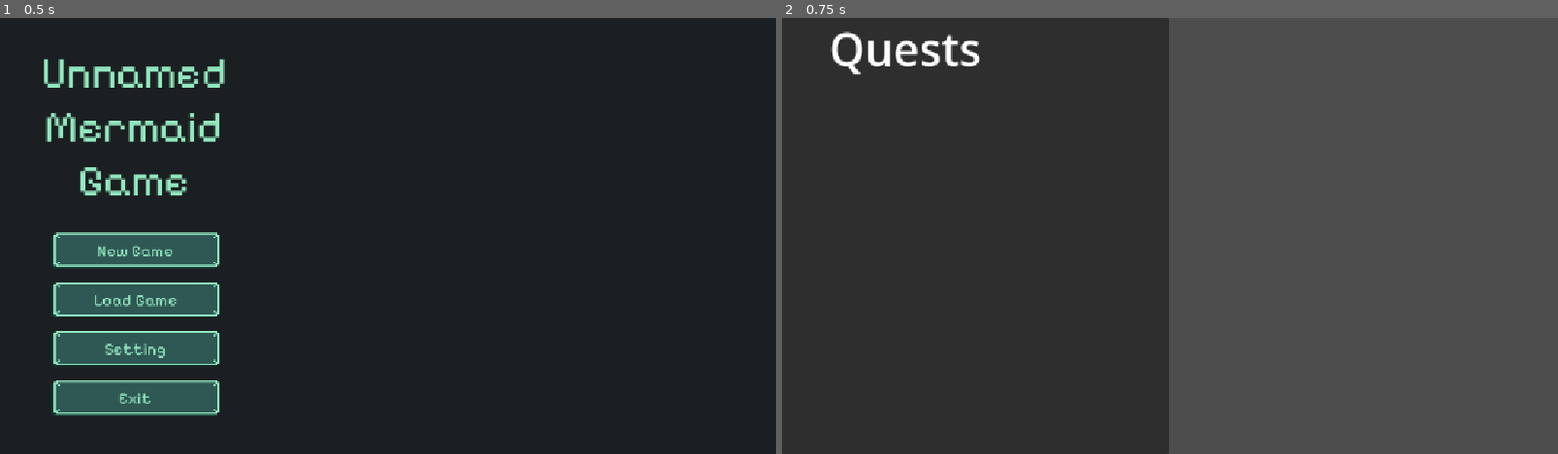
Above: before the commit, frames 1-2 (left to right).
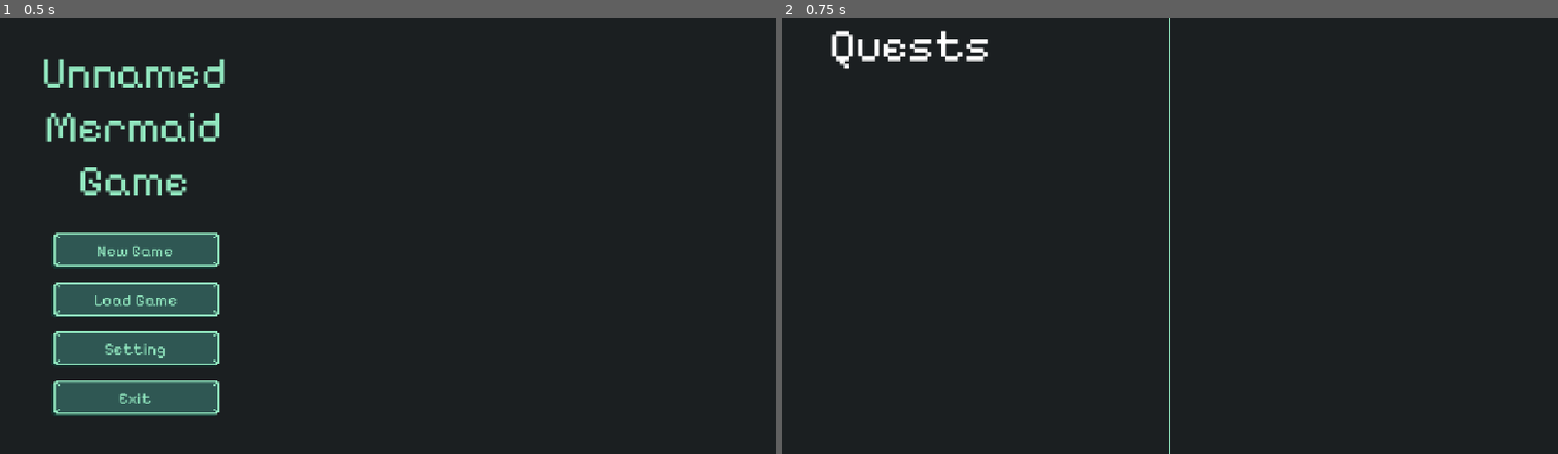
Above: after the commit, the same moments.

Repository: LenaCichewitz/GameJam
Game: Godot game, scene res://scenes/main_scene.tscn
The game is run twice, just before and just after one commit, with the same random seed, the same clock (stepped at 60 frames per second) and the same inputs.
Inputs:
- Up to frame 1 (0.5 s): no input
- Up to frame 2 (0.75 s): click "New Game" at 0.5 s

Frame 1 is identical in both runs. In frame 2, 51% of the frame differs, in the area x 0-100%, y 0-100%.

Commit message:
Improve Design of Quest

Diff:
--- a/scenes/ui/management_root.tscn
+++ b/scenes/ui/management_root.tscn
@@ -1,7 +1,18 @@
-[gd_scene format=3 uid="uid://dph6vkl23ntmu"]
+[gd_scene format=3 uid="uid://cw88yy8x6b340"]
+
+[ext_resource type="FontFile" uid="uid://crn665n4v4ku3" path="res://Fonts/Pixelify_Sans/PixelifySans-VariableFont_wght.ttf" id="1_yn4a1"]
+
+[sub_resource type="StyleBoxFlat" id="StyleBoxFlat_v8y12"]
+bg_color = Color(0.57254905, 0.9098039, 0.7529412, 1)
+
+[sub_resource type="StyleBoxFlat" id="StyleBoxFlat_gf8qy"]
+bg_color = Color(0.105882354, 0.12156863, 0.12941177, 1)
 
 [sub_resource type="LabelSettings" id="LabelSettings_77ro6"]
 font_size = 67
+
+[sub_resource type="StyleBoxFlat" id="StyleBoxFlat_unrva"]
+bg_color = Color(0.105882354, 0.12156863, 0.12941177, 1)
 
 [node name="ManagementRoot" type="Control" unique_id=1842124898]
 layout_mode = 3
@@ -11,6 +22,15 @@
 grow_horizontal = 2
 grow_vertical = 2
 
+[node name="Panel" type="Panel" parent="." unique_id=1205185668]
+layout_mode = 1
+anchors_preset = 15
+anchor_right = 1.0
+anchor_bottom = 1.0
+grow_horizontal = 2
+grow_vertical = 2
+theme_override_styles/panel = SubResource("StyleBoxFlat_v8y12")
+
 [node name="HBoxContainer" type="HBoxContainer" parent="." unique_id=1710992005]
 layout_mode = 1
 anchors_preset = 15
@@ -18,10 +38,12 @@
 anchor_bottom = 1.0
 grow_horizontal = 2
 grow_vertical = 2
+theme_override_constants/separation = 3
 
 [node name="QuestInterfaceRoot" type="PanelContainer" parent="HBoxContainer" unique_id=2127973480]
 layout_mode = 2
 size_flags_horizontal = 3
+theme_override_styles/panel = SubResource("StyleBoxFlat_gf8qy")
 
 [node name="QuestSelection" type="VBoxContainer" parent="HBoxContainer/QuestInterfaceRoot" unique_id=2120974534]
 layout_mode = 2
@@ -32,6 +54,8 @@
 
 [node name="QuestListHeaderLabel" type="Label" parent="HBoxContainer/QuestInterfaceRoot/QuestSelection/QuestHeaderMargins" unique_id=394193140]
 layout_mode = 2
+theme_override_colors/font_color = Color(0.57254905, 0.9098039, 0.7529412, 1)
+theme_override_fonts/font = ExtResource("1_yn4a1")
 text = "Quests"
 label_settings = SubResource("LabelSettings_77ro6")
 vertical_alignment = 1
@@ -57,3 +81,12 @@
 [node name="MermaidDetailsRoot" type="Control" parent="HBoxContainer" unique_id=448609858]
 layout_mode = 2
 size_flags_horizontal = 3
+
+[node name="Panel" type="Panel" parent="HBoxContainer/MermaidDetailsRoot" unique_id=956535673]
+layout_mode = 1
+anchors_preset = 15
+anchor_right = 1.0
+anchor_bottom = 1.0
+grow_horizontal = 2
+grow_vertical = 2
+theme_override_styles/panel = SubResource("StyleBoxFlat_unrva")
